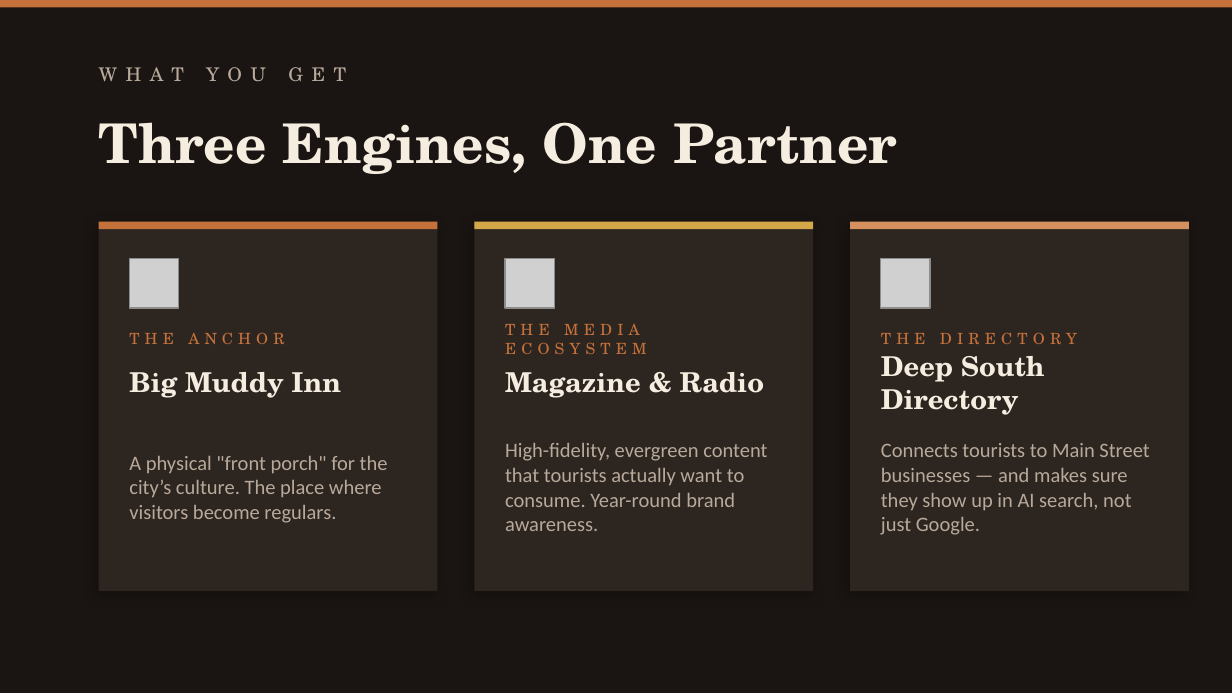
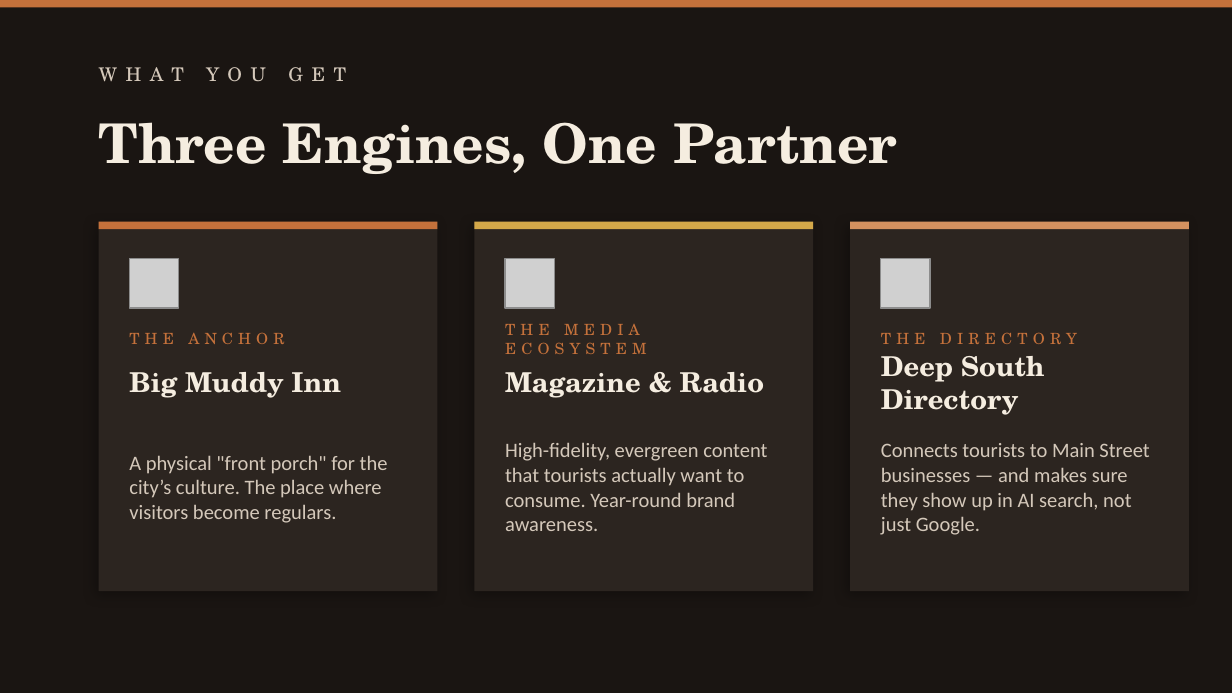
Before and after one commit to CPTV27/hillbilly-dreams, a slide deck: slide 3 of docs/pitches/Natchez-Tourism-Playbook.pptx. Drawn at 1232x693 pixels with LibreOffice and Linux fonts; fonts in the diff are those of the drawing; grey boxes stand for pictures. Boxes give left, top, right and bottom in pixels: in the first picture for what was removed or moved away, otherwise in the second. Text is boxed around its words. In the diff, an @@ line names an element or a change of style, - is before the commit and + after.

```diff
--- a/docs/pitches/Natchez-Tourism-Playbook.pptx
+++ b/docs/pitches/Natchez-Tourism-Playbook.pptx
@@ text colour #B8A99A to #D4C8BA in 4 elements at (99,49,1084,99), (129,455,388,523), (505,442,767,531), (881,443,1149,535) @@
```
Also in this commit, not shown: 7 other slides changed, 15 other files.
